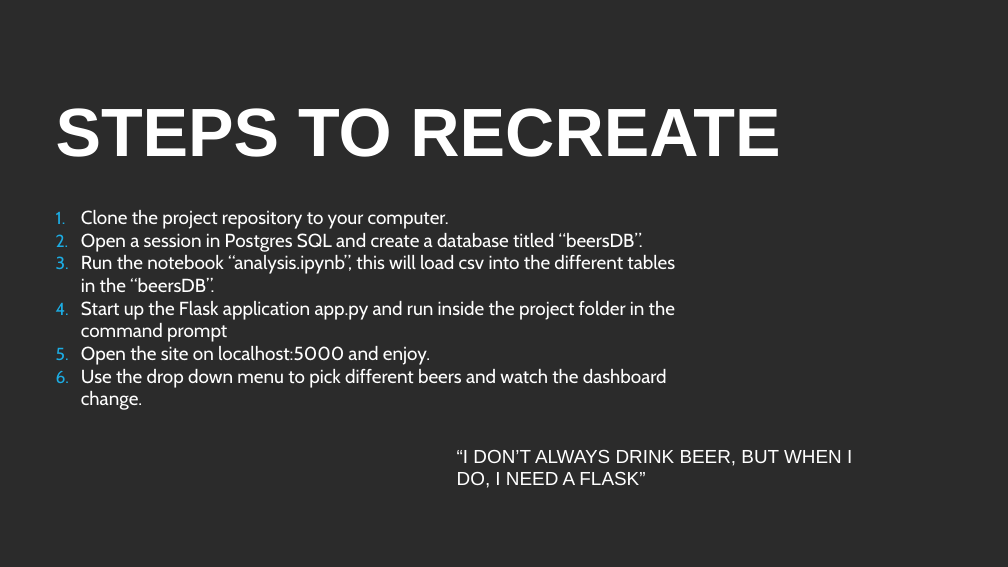
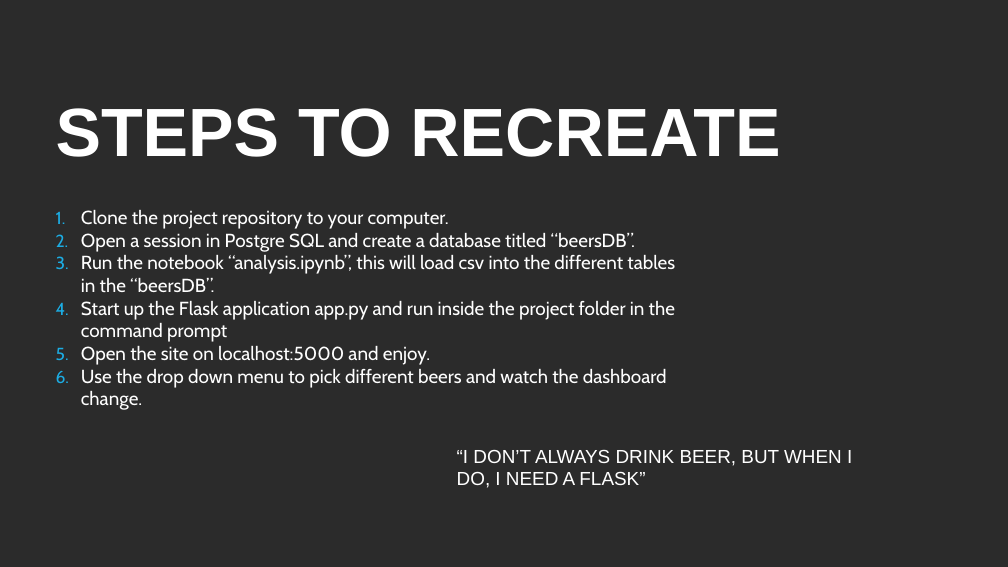
Before and after one commit to j1-aggie/Beers-of-the-USA, a slide deck: slide 5 of Beers of the USA.pptx. Drawn at 1008x567 pixels with LibreOffice and Linux fonts; fonts in the diff are those of the drawing; background and template pictures are left out; a plain dark background stands for a picture behind light text. Boxes give left, top, right and bottom in pixels: in the first picture for what was removed or moved away, otherwise in the second. Text is boxed around its words. In the diff, an @@ line names an element or a change of style, - is before the commit and + after.

Commit message:
edits to ppt

```diff
--- a/Beers of the USA.pptx
+++ b/Beers of the USA.pptx
@@ text at (81, 233, 635, 252): text changed @@
-2. Open a session in Postgres SQL and create a database titled “beersDB”.
+2. Open a session in Postgre SQL and create a database titled “beersDB”.
```
Also in this commit, not shown: 1 other slide changed.
